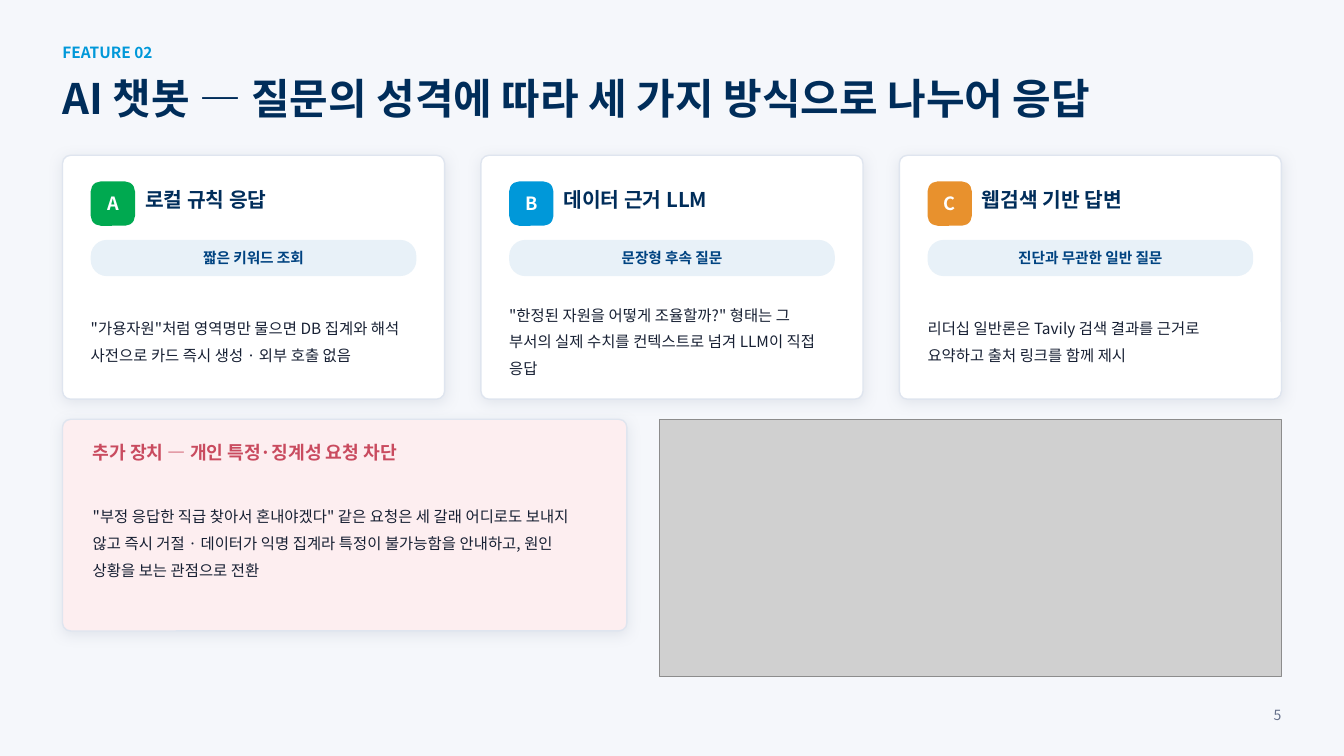
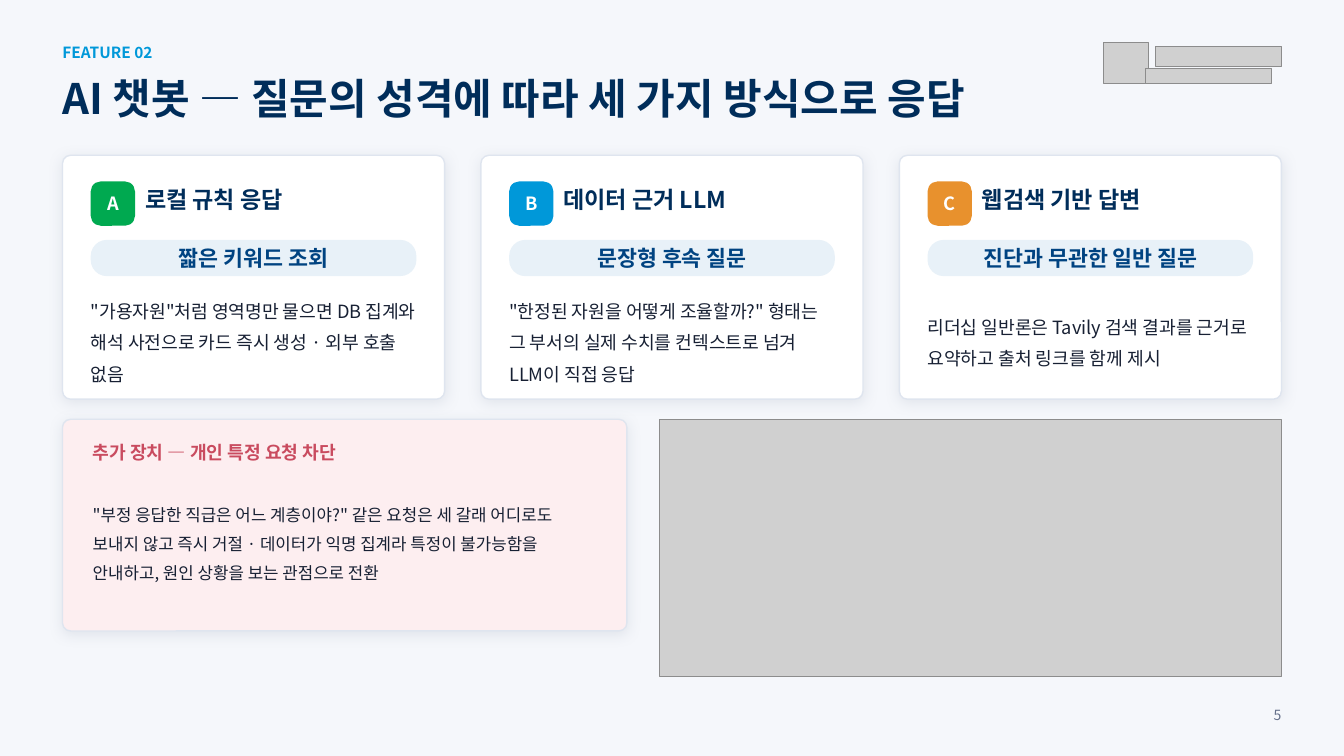
Before and after one commit to frypanegg/AI_PJT, a slide deck: slide 6 of Org_health_diag/docs/2026_조직건강도_AI_Agent_수행결과.pptx. Drawn at 1344x756 pixels with LibreOffice and Linux fonts; fonts in the diff are those of the drawing; grey boxes stand for pictures. Boxes give left, top, right and bottom in pixels: in the first picture for what was removed or moved away, otherwise in the second. Text is boxed around its words. In the diff, an @@ line names an element or a change of style, - is before the commit and + after.

```diff
--- a/Org_health_diag/docs/2026_조직건강도_AI_Agent_수행결과.pptx
+++ b/Org_health_diag/docs/2026_조직건강도_AI_Agent_수행결과.pptx
@@ picture added at (x1=1104, y1=42, x2=1149, y2=84) @@
@@ picture added at (x1=1155, y1=46, x2=1281, y2=66) @@
@@ text at (x1=62, y1=78, x2=964, y2=118): text changed @@
-AI 챗봇 — 질문의 성격에 따라 세 가지 방식으로 나누어 응답
+AI 챗봇 — 질문의 성격에 따라 세 가지 방식으로 응답
@@ picture added at (x1=1145, y1=69, x2=1271, y2=84) @@
@@ size 14.5 to 16.5 pt in 3 elements at (x1=145, y1=188, x2=282, y2=210), (x1=564, y1=188, x2=726, y2=210), (x1=982, y1=188, x2=1140, y2=210) @@
@@ size 10.5 to 15.5 pt in 3 elements at (x1=179, y1=247, x2=328, y2=268), (x1=597, y1=247, x2=747, y2=268), (x1=983, y1=247, x2=1198, y2=268) @@
@@ size 11 to 13 pt in 3 elements at (x1=91, y1=303, x2=416, y2=383), (x1=509, y1=302, x2=818, y2=383), (x1=928, y1=319, x2=1247, y2=367) @@
@@ text at (x1=93, y1=443, x2=336, y2=461): text changed @@
-추가 장치 — 개인 특정·징계성 요청 차단
+추가 장치 — 개인 특정 요청 차단
@@ text at (x1=93, y1=507, x2=552, y2=582): text changed; size 11 to 12 pt @@
-"부정 응답한 직급 찾아서 혼내야겠다" 같은 요청은 세 갈래 어디로도 보내지 않고 즉시 거절 · 데이터가 익명 집계라 특정이 불가능함을 안내하고, 원인 상황을 보는 관점으로 전환
+"부정 응답한 직급은 어느 계층이야?" 같은 요청은 세 갈래 어디로도 보내지 않고 즉시 거절 · 데이터가 익명 집계라 특정이 불가능함을 안내하고, 원인 상황을 보는 관점으로 전환
```
Also in this commit, not shown: 9 other slides changed, 1 slide added, 1 slide removed.
